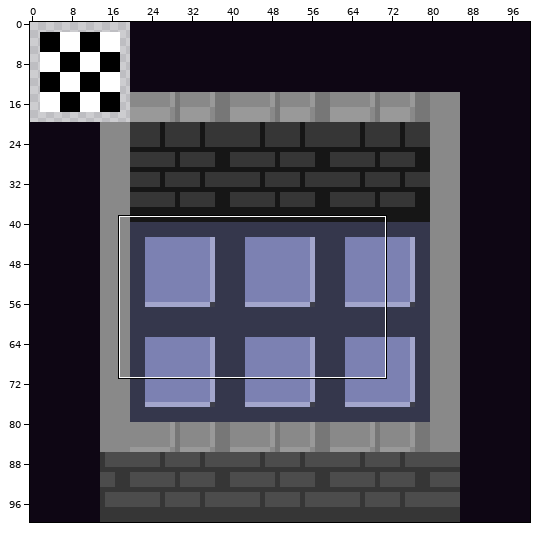
Sprite sheet: tilesets/tls_t_wall_tiles/output_tileset.png. The first picture is a wide view before the edit; the outline marks the close-up.
Close-up. As it was:
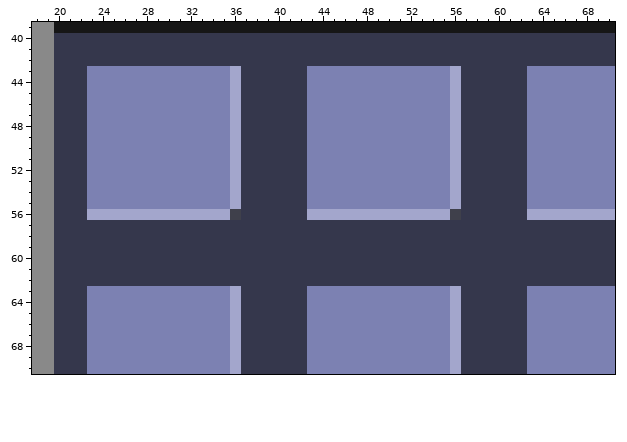
The file is 100x100 pixels. Colours within 5 levels of each other are drawn and written as one. Shown: x 18..70, y 39..70. The commit also changed other parts of the picture, which this record leaves out.
Now the later version:
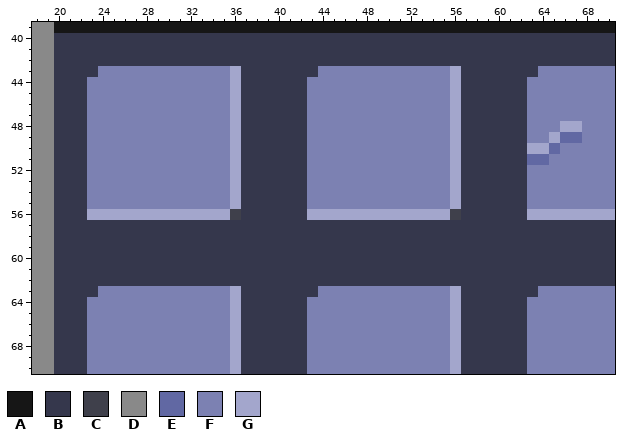
Palette (. is transparent): A #161616  B #35374c  C #3f404b  D #898989  E #6168a3  F #7c81b2  G #a3a6cc
Diff:
y 43: x 23 F -> B; x 43 F -> B; x 63 F -> B
y 48: x 66..67 FF -> GG
y 49: x 65..67 FFF -> GEE
y 50: x 63..65 FFF -> GGE
y 51: x 63..64 FF -> EE
y 63: x 23 F -> B; x 43 F -> B; x 63 F -> B
Where, in picture pixels (left, top, right, bottom), the same in both close-ups:
changed: (87, 66, 98, 77)
changed: (307, 66, 318, 77)
changed: (527, 66, 538, 77)
changed: (527, 121, 582, 165)
changed: (87, 286, 98, 297)
changed: (307, 286, 318, 297)
changed: (527, 286, 538, 297)
